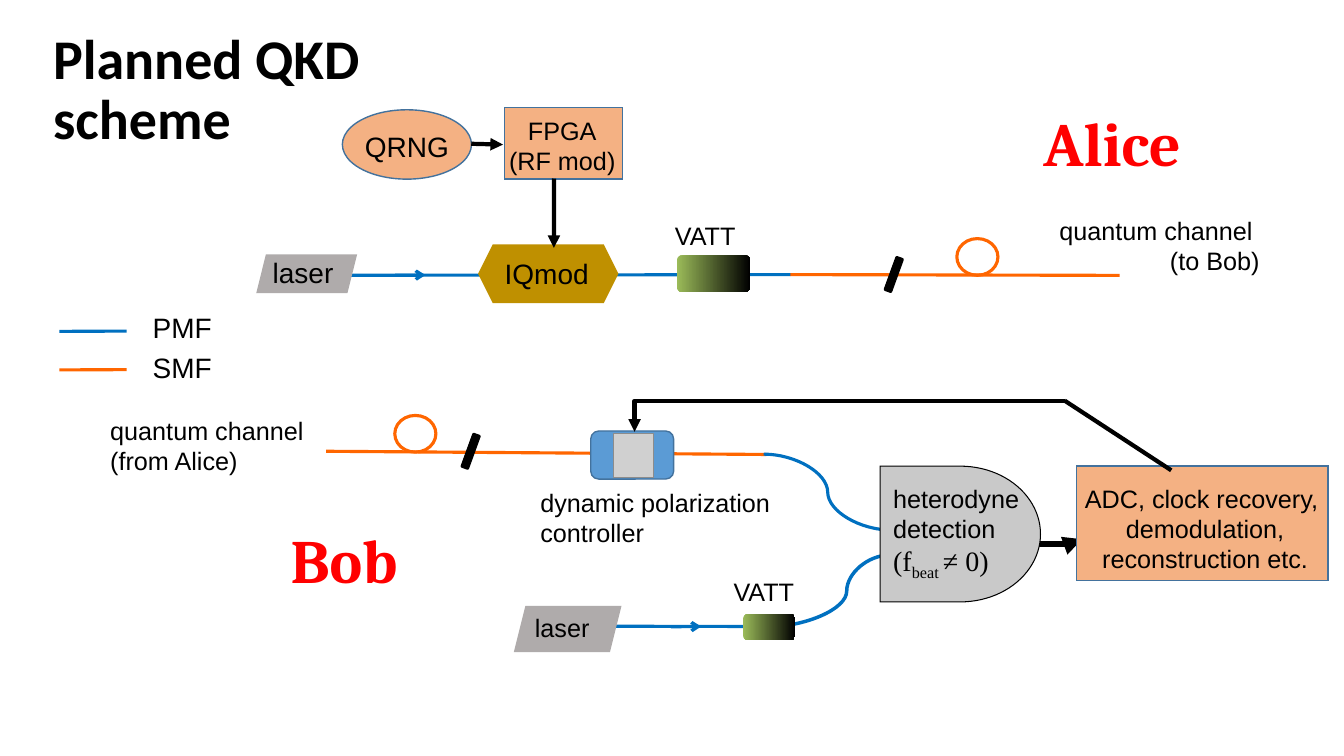
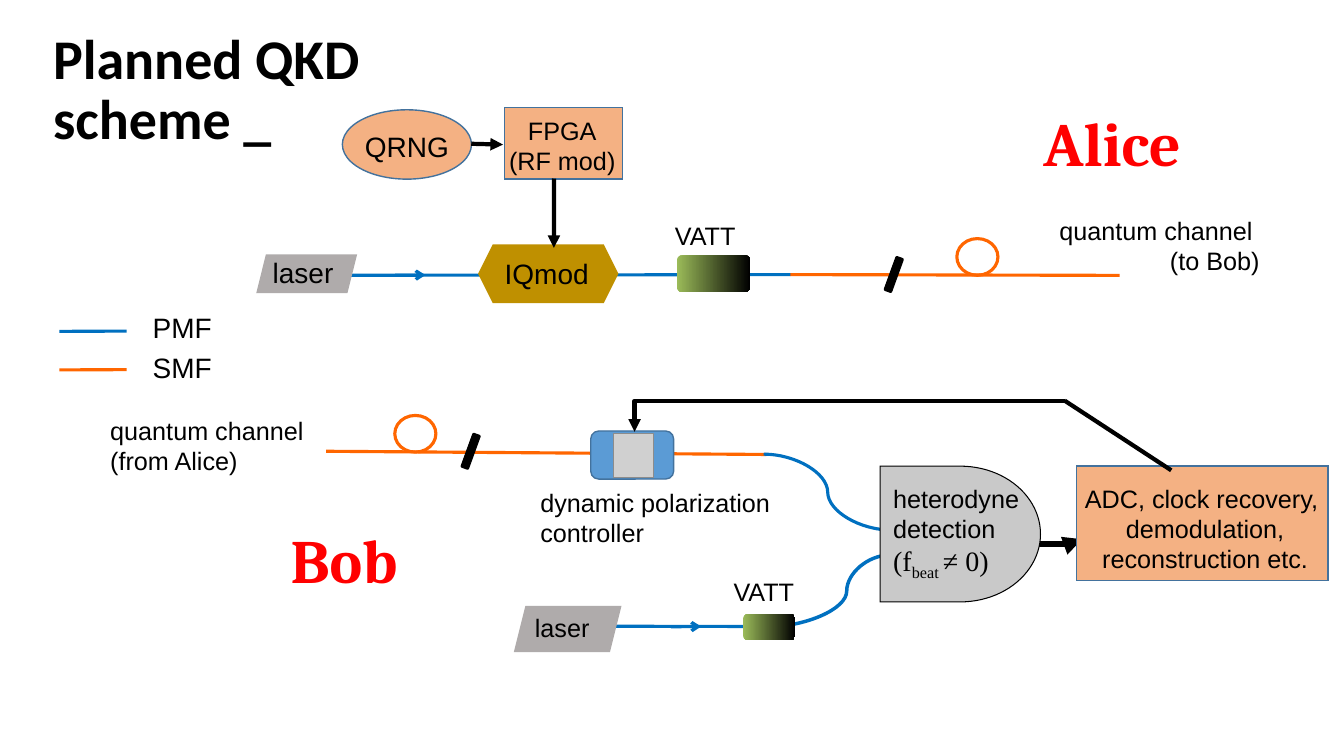
Before and after one commit to qpit/qcrypt17poster, a slide deck: slide 1 of exampleSlides/planned-setup.pptx. Drawn at 1344x756 pixels with LibreOffice and Linux fonts; fonts in the diff are those of the drawing; grey boxes stand for pictures. Boxes give left, top, right and bottom in pixels: in the first picture for what was removed or moved away, otherwise in the second. Text is boxed around its words. In the diff, an @@ line names an element or a change of style, - is before the commit and + after.

Commit message:
Test summary
Test change

```diff
--- a/exampleSlides/planned-setup.pptx
+++ b/exampleSlides/planned-setup.pptx
@@ title at (53, 39, 359, 140): text changed @@
-Planned QKD
-scheme
+Planned QKD
+scheme _
```
